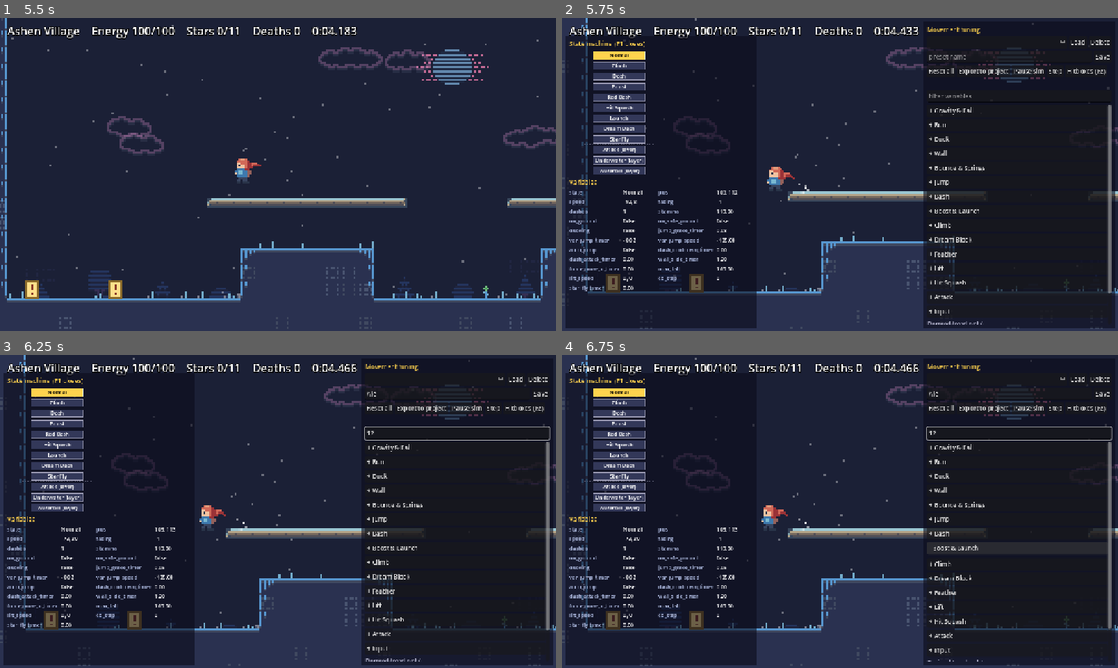
Above: before the commit, frames 1-4 (two rows, left to right).
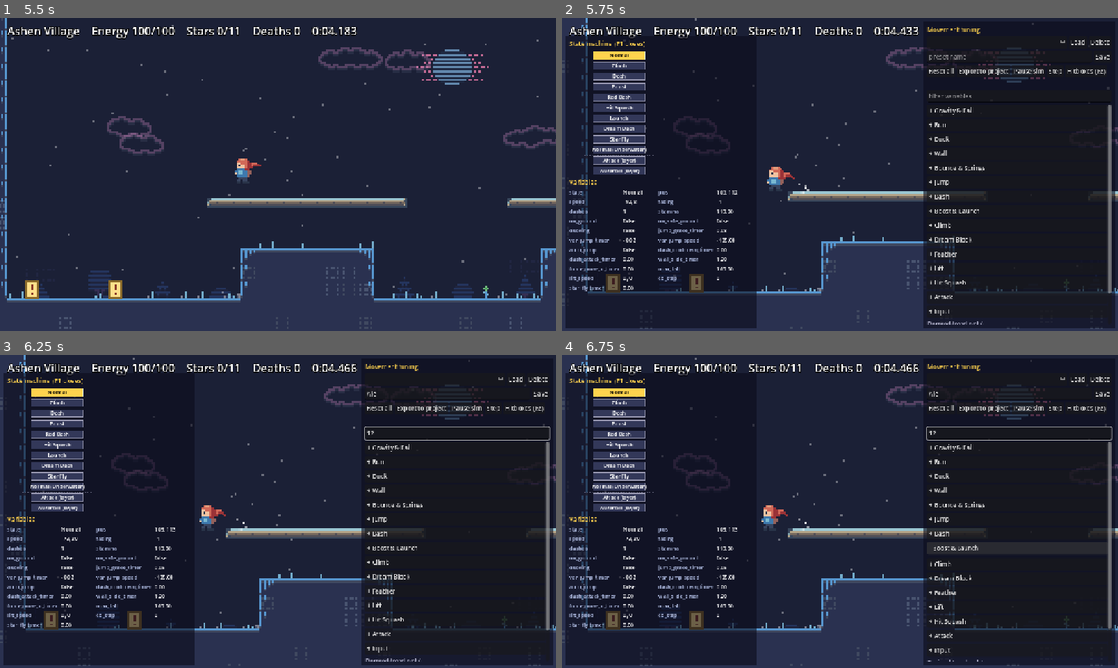
Above: after the commit, the same moments.

Repository: Viridjan/summit
Game: Godot game, scene res://main.tscn
Two runs of this game, one before a commit and one after it. Both use one fixed random seed, a clock stepped at 60 frames per second and the inputs below.
Inputs (mouse positions are in pixels of both pictures, inside the frame that each line leads up to):
- Up to frame 1 (5.5 s): click "Adventure" at 0.5 s; click "New Game" at 1.25 s; tap Enter (ui_accept) at 2 s; move the mouse to (400, 158) at 2.02 s; hold Right (right) 2.03-2.75 s; tap A (attack) at 2.1, 3.8 s; click (400, 158) at 2.17 s; tap C (jump) at 2.27, 2.57 s; tap X (dash) at 2.3, 5.1 s; drag from (166, 190) to (250, 237) at 2.77 s; move the mouse to (333, 105) at 3.52 s; hold Right (right) 3.53-4.25 s; hold C (jump) 3.53-4.25 s; drag from (250, 237) to (111, 127) at 4.27 s; move the mouse to (444, 221) at 5.02 s; hold Left (left) from 5.03 s (still down); hold C (jump) from 5.03 s (still down)
- Up to frame 2 (5.75 s): keep holding Left (left); keep holding C (jump); tap F1 (debug) at 5.65 s
- Up to frame 3 (6.25 s): release Left (left) at 5.75 s; release C (jump) at 5.75 s; click (444, 392) at 5.77 s; type "Alex" at 5.85 s; click (455, 433) at 6 s; type "12" at 6.08 s
- Up to frame 4 (6.75 s): click "+ Boost & Launch" at 6.5 s

Frame 1 is identical in both runs. In frame 2, 0.2% of the frame differs, in the area x 4-17%, y 40-47%; in frame 3, 0.2%; in frame 4, 0.2%.

Commit message:
Make underwater a state: Normal (Underwater) with Jumping (Underwater)
Normal (Underwater) replaces Normal while the player's centre is in water:
slow sinking, no walking on the floor, no normal jump. Jumping (Underwater)
is a weaker stroke from the floor or mid-water; with the surface within
12 px it leaps out like a normal jump. Waterfall stays a layer. The test
bot no longer presses jump by accident.

Co-Authored-By: Claude Opus 5.5 <noreply@anthropic.com>

Diff:
--- a/scripts/debug_panel.gd
+++ b/scripts/debug_panel.gd
@@ -385,17 +385,16 @@
 		"Launch: thrown by a bumper; air control is reduced until speed drops.",
 		"Dream Dash: dashing through a dream block, moving straight until you exit.",
 		"Star Fly: feather flight; steer freely until the timer runs out.",
+		"Normal (Underwater): replaces Normal while the player's centre is in water. No walking on the floor and no normal jump: Jumping (Underwater) is a weaker stroke, from the floor or mid-water. Slow sinking; dash still works; energy drains (adventure).",
 	]
 	# Layers run on top of the state machine (rows under it, lit while active), not states: [name, help].
 	const LAYERS := [
 		["Attack", "Attack (layer): a swing in the held direction (attack key). It runs on top of the current state: while running, dashing (a dash attack), climbing or flying. Not inside bubbles or dream blocks. Lit while swinging."],
-		["Underwater", "Underwater (layer): centre inside water. Buoyancy slows sinking, drag caps speed, jump mid-water is a swim stroke; energy drains (adventure). Runs on top of the current state."],
 		["Waterfall", "Waterfall (layer): inside falling water. Pushes the player down, so they can't rise or jump up through it. Runs on top of the current state."],
 	]
 	static func layer_on(p, layer: String) -> bool:
 		match layer:
 			"Attack": return p.attacking()
-			"Underwater": return p.underwater
 			"Waterfall": return p.in_waterfall
 		return false
 
--- a/scripts/player.gd
+++ b/scripts/player.gd
@@ -7,8 +7,8 @@
 # Position is the bottom-centre of the hitbox and always holds whole pixels;
 # sub-pixel movement lives in `rem`, like Monocle's Actor.
 
-enum { ST_NORMAL, ST_CLIMB, ST_DASH, ST_BOOST, ST_RED_DASH, ST_HIT_SQUASH, ST_LAUNCH, ST_DREAM_DASH, ST_STAR_FLY }
-const STATE_NAMES := ["Normal", "Climb", "Dash", "Boost", "Red Dash", "Hit Squash", "Launch", "Dream Dash", "Star Fly"]
+enum { ST_NORMAL, ST_CLIMB, ST_DASH, ST_BOOST, ST_RED_DASH, ST_HIT_SQUASH, ST_LAUNCH, ST_DREAM_DASH, ST_STAR_FLY, ST_SWIM }
+const STATE_NAMES := ["Normal", "Climb", "Dash", "Boost", "Red Dash", "Hit Squash", "Launch", "Dream Dash", "Star Fly", "Normal (Underwater)"]
 
 # Movement tuning. These were Celeste's constants; they are vars so they can be tuned
 # in-game (see scripts/tuning.gd). Defaults below are the Celeste values.
@@ -120,13 +120,17 @@
 const HB_DUCK := Rect2i(-4, -6, 8, 6)
 const HB_FLY := Rect2i(-4, -10, 8, 8)
 const HURT_NORMAL := Rect2i(-4, -11, 8, 9)
-# Environment layers: modifiers applied on top of whatever state runs (_layers), never states of their own.
-const WATER_MAX_FALL := 40.0  # underwater: buoyancy caps sinking...
+# Normal (Underwater), ST_SWIM: replaces Normal while the player's centre is in water.
+const WATER_MAX_FALL := 40.0  # buoyancy caps sinking...
 const WATER_BUOYANCY := 0.6  # ...and cancels this share of gravity
 const WATER_MAX_RISE := 110.0
-const WATER_MAX_X := 55.0  # drag pulls faster speeds down to this
+const WATER_MAX_X := 55.0  # swimming speed; faster speeds are dragged down to it
 const WATER_DRAG := 500.0
-const WATER_STROKE := -80.0  # jump while swimming (off the ground)
+const WATER_ACCEL := 400.0
+const WATER_STROKE := -100.0  # Jumping (Underwater): ~14 px of rise, against ~27 px for a normal jump
+const WATER_STROKE_COOLDOWN := 0.3
+const WATER_SURFACE_REACH := 12  # px: with the surface this close above the centre, jump leaps out (a normal jump)
+# Layer: applied on top of whatever state runs (_layers), not a state of its own.
 const WATERFALL_PUSH := 90.0  # inside a waterfall: can't rise, pushed down at least this fast
 const DAMAGE_SCALE := 0.8  # hazards and enemies hit a box 20% smaller than the hurtbox
 const HURT_DUCK := Rect2i(-4, -6, 8, 4)
@@ -147,7 +151,8 @@
 var state := ST_NORMAL
 var prev_state := ST_NORMAL
 var dead := false
-var underwater := false  # layer: centre inside water (_layers)
+var underwater := false  # centre inside water: Normal becomes Normal (Underwater)
+var stroke_timer := 0.0
 var in_waterfall := false  # layer: hurtbox inside a waterfall
 var bubble_t := 0.0
 
@@ -342,25 +347,43 @@
 func can_dash() -> bool:
 	return dash_buf > 0 and dash_cooldown_timer <= 0 and dashes > 0 and DASH_DIRS != 0
 
-# Environment layers on top of the current state: water (buoyancy, drag, swim strokes) and waterfalls (pushed down).
-func _layers(dt: float) -> void:
-	underwater = w.liquid_at(Rect2i(Vector2i(center()), Vector2i.ONE), "water")
+# Layers on top of the current state: a waterfall pushes the player down.
+func _layers(_dt: float) -> void:
 	in_waterfall = w.liquid_at(hurt_rect(), "waterfall")
-	if underwater:
-		if not on_ground:
-			speed.y -= GRAVITY * WATER_BUOYANCY * dt
-			if state == ST_NORMAL and jump_pressed():
-				jump_buf = 0
-				speed.y = WATER_STROKE
-		speed.y = clampf(speed.y, -WATER_MAX_RISE, maxf(WATER_MAX_FALL, approach(speed.y, WATER_MAX_FALL, WATER_DRAG * 2 * dt)))
-		if absf(speed.x) > WATER_MAX_X:
-			speed.x = approach(speed.x, WATER_MAX_X * signf(speed.x), WATER_DRAG * dt)
-		bubble_t -= dt
-		if bubble_t <= 0:
-			bubble_t = 0.45
-			w.parts.append([center() + Vector2(facing * 3, -5), Vector2(0, -18), 0.9, Color(0.85, 0.95, 1.0)])
 	if in_waterfall:
 		speed.y = maxf(speed.y, WATERFALL_PUSH)
+
+# ---------------- NORMAL (UNDERWATER) ----------------
+# Replaces Normal in water: no walking on the floor and no normal jump; Jumping (Underwater) is a weaker
+# stroke that works from the floor or mid-water. Dash still works. Leaving the water returns to Normal.
+func _swim_update(dt: float) -> int:
+	if not underwater:
+		return ST_NORMAL
+	if can_dash():
+		return _start_dash()
+	if on_ground:  # the floor gives no footing: no walking
+		speed.x = approach(speed.x, 0, RUN_ACCEL * dt)
+	elif absf(speed.x) > WATER_MAX_X:
+		speed.x = approach(speed.x, WATER_MAX_X * signf(speed.x), WATER_DRAG * dt)
+	else:
+		speed.x = approach(speed.x, WATER_MAX_X * move_x, WATER_ACCEL * dt)
+	if not on_ground:
+		speed.y = approach(speed.y, WATER_MAX_FALL, GRAVITY * (1.0 - WATER_BUOYANCY) * dt)
+	speed.y = maxf(speed.y, -WATER_MAX_RISE)
+	stroke_timer -= dt
+	if jump_pressed() and stroke_timer <= 0:
+		stroke_timer = WATER_STROKE_COOLDOWN
+		on_ground = false
+		if not w.liquid_at(Rect2i(Vector2i(center()) - Vector2i(0, WATER_SURFACE_REACH), Vector2i.ONE), "water"):
+			jump()  # the surface is close: a full jump out of the water
+		else:  # Jumping (Underwater)
+			jump_buf = 0
+			speed.y = WATER_STROKE
+	bubble_t -= dt
+	if bubble_t <= 0:
+		bubble_t = 0.45
+		w.parts.append([center() + Vector2(facing * 3, -5), Vector2(0, -18), 0.9, Color(0.85, 0.95, 1.0)])
+	return ST_SWIM
 
 func jump_pressed() -> bool:
 	return jump_buf > 0
@@ -638,6 +661,7 @@
 			hop_wait_x = 0
 
 	# state machine + coroutine
+	underwater = w.liquid_at(Rect2i(Vector2i(center()), Vector2i.ONE), "water")
 	_state_update(dt)
 	if dead:
 		return
@@ -715,6 +739,7 @@
 		ST_LAUNCH: ns = _launch_update(dt)
 		ST_DREAM_DASH: ns = _dream_dash_update(dt)
 		ST_STAR_FLY: ns = _star_fly_update(dt)
+		ST_SWIM: ns = _swim_update(dt)
 	if dead:
 		return
 	_set_state(ns)
@@ -774,6 +799,10 @@
 			_dream_dash_begin()
 		ST_STAR_FLY:
 			_star_fly_begin()
+		ST_SWIM:
+			set_ducking(false)
+			auto_jump = false
+			var_jump_timer = 0
 
 func _co_resume() -> void:
 	match state:
@@ -1186,6 +1215,8 @@
 
 # ---------------- NORMAL ----------------
 func _normal_update(dt: float) -> int:
+	if underwater:
+		return ST_SWIM
 	var lb := lift_boost()
 	if lb.y < 0 and was_on_ground and not on_ground and speed.y >= 0:
 		speed.y = lb.y
--- a/tests/test_runner.gd
+++ b/tests/test_runner.gd
@@ -373,11 +373,15 @@
 		# one ground jump per landing (a second buffered tap would wall-jump); walk, don't jump, under a low ceiling (hollow trunks)
 		if walk > 0:
 			walk -= 1
+		elif p().state == p().ST_SWIM:  # swim: stroke whenever the last one is done
+			if p().stroke_timer <= 0 and p().underwater:
+				p().tap["jump"] = true
 		elif p().on_ground and p().speed.y >= 0 and sw.collide_solid(head) == null:
 			if absf(p().pos.x - jumped_at) < 1:  # the last jump got nowhere (a trunk ahead): walk a bit instead
 				walk = 20
 			jumped_at = p().pos.x
-			p().tap["jump"] = walk == 0
+			if walk == 0:
+				p().tap["jump"] = true
 		step()
 		if sw.room != story_seen[-1]:
 			story_seen.append(sw.room)
@@ -1351,8 +1355,8 @@
 	check((Tuning.names() + Tuning.DERIVED).all(func(n): return Tuning.HELP.get(n, "") != ""), "every tunable has mouse-over help")
 	check(load("res://scripts/debug_panel.gd").StateGraph.HELP.size() == load("res://scripts/player.gd").STATE_NAMES.size(), "every state has mouse-over help")
 	var graph = load("res://scripts/debug_panel.gd").StateGraph
-	var fake := {"underwater": false, "in_waterfall": true}
-	check(graph.LAYERS.map(func(l): return l[0]) == ["Attack", "Underwater", "Waterfall"] and graph.layer_on(fake, "Waterfall") and not graph.layer_on(fake, "Underwater"), "the state machine view lists the attack, underwater and waterfall layers and lights the active ones")
+	var fake := {"in_waterfall": true}
+	check(graph.LAYERS.map(func(l): return l[0]) == ["Attack", "Waterfall"] and graph.layer_on(fake, "Waterfall"), "the state machine view lists the attack and waterfall layers and lights the active ones")
 	Game.tuning = {"MAX_RUN": 120.0}
 	make_world([])
 	step(5)
@@ -1499,15 +1503,50 @@
 	check(held == 60 * 20, "infinite stamina keeps the player on the wall (held %d frames, min stamina %.1f)" % [held, min_st])
 	Game.settings.infinite_stamina = false
 
-	# environment layers (Player._layers) sit on top of the state machine: water and waterfalls
+	# Normal (Underwater) replaces Normal in water: slow sinking, no walking on the floor, a weaker jump
 	make_world([{"t": "water", "x": 0, "y": 8 * 8, "w": 60 * 8, "h": 22 * 8}])
 	p().pos = Vector2(88, 14 * 8)
 	step(40)
 	var sink: float = p().speed.y
-	var uw: bool = p().underwater and p().state == p().ST_NORMAL
+	check(p().state == p().ST_SWIM and sink <= p().WATER_MAX_FALL + 0.01, "in water the state is Normal (Underwater), sinking slowly (%s)" % sink)
 	p().tap = {"jump": true}
 	step()
-	check(uw and sink <= p().WATER_MAX_FALL + 0.01 and p().speed.y < 0, "underwater is a layer on the normal state: slow sinking (%s), a jump mid-water is a stroke (%s)" % [sink, p().speed.y])
+	check(p().state == p().ST_SWIM and p().speed.y < 0, "Jumping (Underwater) works mid-water (%s)" % p().speed.y)
+	step(400)  # settle on the floor
+	var bed_x: float = p().pos.x
+	p().hold = {"right": true}
+	step(30)
+	check(p().on_ground and absf(p().pos.x - bed_x) < 2, "no walking on the floor underwater (moved %s px)" % (p().pos.x - bed_x))
+	p().hold = {}
+	var bed_y: float = p().pos.y
+	var top_swim := bed_y
+	p().tap = {"jump": true}
+	for k in 40:
+		step()
+		top_swim = minf(top_swim, p().pos.y)
+	make_world([])
+	step(10)
+	var ground_y: float = p().pos.y
+	var top_jump := ground_y
+	p().tap = {"jump": true}
+	p().hold = {"jump": true}
+	for k in 40:
+		step()
+		top_jump = minf(top_jump, p().pos.y)
+	p().hold = {}
+	check(p().state == p().ST_NORMAL and bed_y - top_swim > 4 and bed_y - top_swim < ground_y - top_jump, "Jumping (Underwater) rises less than a jump (%s px vs %s px); out of water it's Normal again" % [bed_y - top_swim, ground_y - top_jump])
+	# shallow water (2 tiles): with the surface this close, jump leaps out like a normal jump
+	make_world([{"t": "water", "x": 0, "y": 26 * 8, "w": 60 * 8, "h": 2 * 8}])
+	step(30)
+	var in_shallow: bool = p().state == p().ST_SWIM
+	p().tap = {"jump": true}
+	p().hold = {"jump": true}
+	var top_out: float = p().pos.y
+	for k in 40:
+		step()
+		top_out = minf(top_out, p().pos.y)
+	p().hold = {}
+	check(in_shallow and top_out < 26 * 8 - 8, "near the surface, jump leaps out of the water (feet up to %s, surface %s)" % [top_out, 26 * 8])
 	make_world([{"t": "waterfall", "x": 64, "y": 0, "w": 48, "h": 30 * 8}])
 	p().pos = Vector2(88, 27 * 8)
 	step(5)
Not shown, changed: gdd.txt
Not shown, changed: docs/STORY_DESIGN.md
